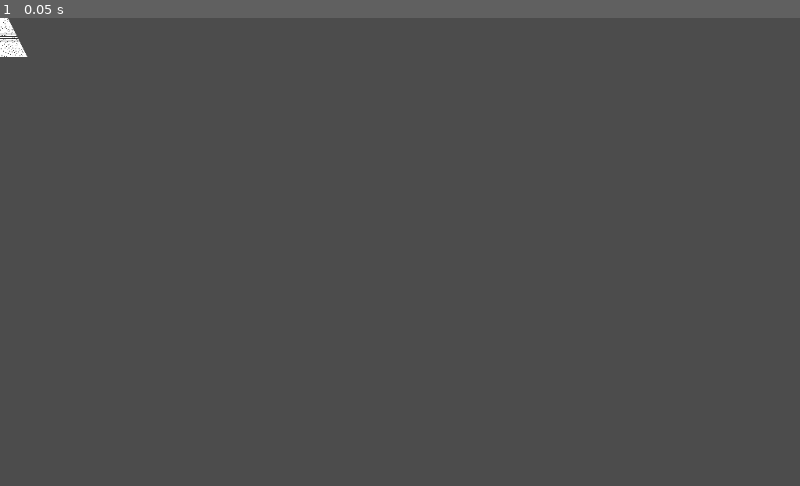
Above: before the commit, frame 1.
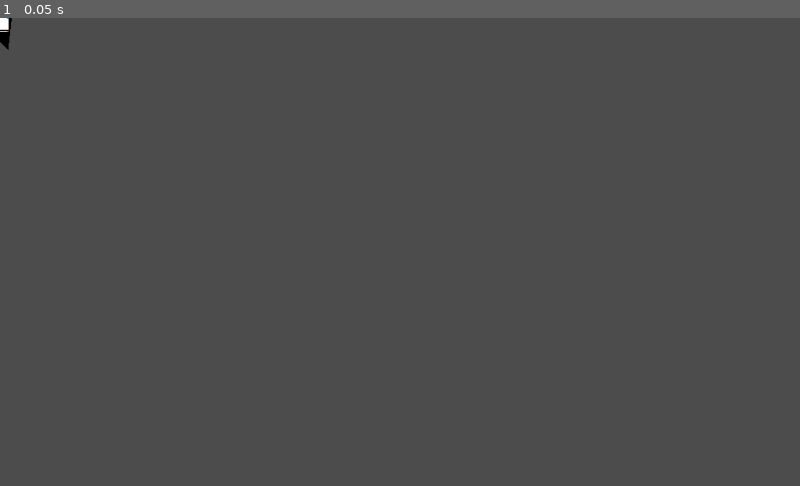
Above: after the commit, the same moment.

Repository: ledadu/gdttest
Game: Godot game, scene res://test-shader.tscn
Same seed, same stepped clock (60 frames per second), same inputs: the game is played once before the commit and once after it. The engine's default icon, where the game draws it, is replaced by a stand-in: a white triangle on a blue panel in a dark square.
Inputs:
- Up to frame 1 (0.05 s): no input

The runs differ from the first frame. In frame 1, 0.2% of the frame differs, in the area x 0-4%, y 0-9%.
Error after the commit: Invalid operands 'int' and 'Vector2' in operator '-'. (res://TubeEl.gd:58)

Commit message:
test-bof

Diff:
--- a/TubeEl.gd
+++ b/TubeEl.gd
@@ -1,10 +1,11 @@
 extends Polygon2D
 tool
 
-
+export var end = Vector2() setget set_end
 export var startWidth = 10 setget set_start_width
 export var endWidth = 10 setget set_end_width
-export var end = Vector2() setget set_end
+
+export var endAngle = 0 setget set_end_angle
 
 export(Texture) var inputTexture setget set_texture
 
@@ -29,6 +30,11 @@
 	updatePolygon()
 	updateUv()
 
+func set_end_angle(val):
+	endAngle = val
+	updatePolygon()
+	updateUv()
+
 func updatePolygon():
 	var median = [Vector2(-startWidth / 2, 0), Vector2(end.x - startWidth / 2, end.y)]
 
@@ -36,16 +42,23 @@
 	polygon.append(Vector2(median[0].x - startWidth / 2 + startWidth / 2, median[0].y))
 	polygon.append(Vector2(median[0].x + startWidth / 2 + startWidth / 2, median[0].y))
 
-	polygon.append(Vector2(median[1].x + endWidth / 2 + startWidth / 2, median[1].y))
-	polygon.append(Vector2(median[1].x - endWidth / 2 + startWidth / 2, median[1].y))
+	var radAngle = deg2rad(endAngle)
+	var endRotateOffset = Vector2(cos(radAngle) * endWidth / 2, sin(radAngle) * endWidth / 2)
+
+	polygon.append(endRotateOffset + Vector2(median[1].x + startWidth / 2, median[1].y))
+	polygon.append(-endRotateOffset + Vector2(median[1].x + startWidth / 2, median[1].y))
+
+	#polygon.append(Vector2(median[1].x + endWidth / 2 + startWidth / 2, median[1].y))
+	#polygon.append(Vector2(median[1].x - endWidth / 2 + startWidth / 2, median[1].y))
 
 	set_polygon(polygon)
 
 	var material = get_material()
 	material.set_shader_param("widthU", startWidth)
-	material.set_shader_param("widthD", endWidth)
-	material.set_shader_param("height", median[1].y)
+	material.set_shader_param("widthD", endWidth - endRotateOffset * 2)
+	material.set_shader_param("medianHeight", median[1].y)
 	material.set_shader_param("downOffset", end.x)
+	material.set_shader_param("downAngle", radAngle)
 
 	material.set_shader_param("inputTexture", inputTexture)
 
--- a/test-shader.tscn
+++ b/test-shader.tscn
@@ -31,10 +31,11 @@
 [sub_resource type="Shader" id=3]
 code = "shader_type canvas_item;
 
-uniform float widthU     = 1.0;
-uniform float widthD     = 1.0;
-uniform float height     = 1.0;
-uniform float downOffset = 1.0;
+uniform float widthU       = 1.0;
+uniform float widthD       = 1.0;
+uniform float medianHeight = 1.0;
+uniform float downOffset   = 1.0;
+uniform float downAngle    = 0.0;
 
 uniform sampler2D inputTexture;
 
@@ -47,28 +48,43 @@
 
 void fragment() {
 
+	float height          = medianHeight;
 	float medianOffset 	  = widthU / 2.0;
 	float xDifference  	  = widthU - widthD;
-	float widthRatio  	  = widthD / widthU;
+	// float widthRatio  	  = widthD / widthU;
+
+
+	float xRotateRatio    = cos(downAngle);
+
+
+	float widthRatio  	  = widthD / (xRotateRatio * widthU);
+	float xRotateOffset   = (1.0 - xRotateRatio) * widthU / 2.0;
+	float vertaaa  = 1.0;// vert.y / (medianHeight);
+	float xTargetOffset   = 1.0 * downOffset * vert.y / height;
+
 	float downOffsetRatio = height / (xDifference / 2.0);
-	float xTargetOffset   = 1.0 * downOffset * vert.y / height;
-	float xOffsetScale	  = (vert.x + medianOffset - vert.y / downOffsetRatio - xTargetOffset) / widthD;
+	float xOffsetScale	  = (vert.x + medianOffset - vert.y / downOffsetRatio - xTargetOffset - xRotateOffset) / widthD;
 	float xFactor      	  = height / (height - vert.y * (xDifference / widthU));
 
 	float xx 		   	  = xOffsetScale * widthRatio * xFactor;
 
-    vec4 col = vec4(xx, 0, 0.0, 1.0);
-//	COLOR = col;
-	COLOR = texture(inputTexture, vec2(xx, UV.y));
+	//float yRotateRatio    = sin(downAngle) * vert.y / ((vert.x + medianOffset - vert.y / downOffsetRatio ));
+	float yRotateRatio    = (1.0 + sin(downAngle)) * vert.y / (medianHeight);
+	float yRotateRatio2    = sin(downAngle) * vert.y / (medianHeight);
+
+    vec4 col = vec4(0.0, yRotateRatio, 0.0, 1.0);
+	//COLOR = col;
+	COLOR = texture(inputTexture, vec2(xx, yRotateRatio));
 
 }"
 
 [sub_resource type="ShaderMaterial" id=4]
 shader = SubResource( 3 )
-shader_param/widthU = 20
-shader_param/widthD = 50
-shader_param/height = 50.0
-shader_param/downOffset = 10.0
+shader_param/widthU = 30
+shader_param/widthD = 30
+shader_param/medianHeight = 30.0
+shader_param/downOffset = 0.0
+shader_param/downAngle = 0.785398
 shader_param/inputTexture = ExtResource( 3 )
 
 [node name="Root" type="Node2D"]
@@ -112,10 +128,11 @@
 [node name="TubeEl" type="Polygon2D" parent="."]
 material = SubResource( 4 )
 texture = ExtResource( 3 )
-polygon = PoolVector2Array( -10, 0, 10, 0, 35, 50, -15, 50 )
+polygon = PoolVector2Array( -15, 0, 15, 0, 10.6066, 40.6066, -10.6066, 19.3934 )
 uv = PoolVector2Array( 0, 0, 580, 0, 580, 580, 0, 580 )
 script = ExtResource( 4 )
-startWidth = 20
-endWidth = 50
-end = Vector2( 10, 50 )
+end = Vector2( 0, 30 )
+startWidth = 30
+endWidth = 30
+endAngle = 45
 inputTexture = ExtResource( 3 )
Binary file changed: grid.png
